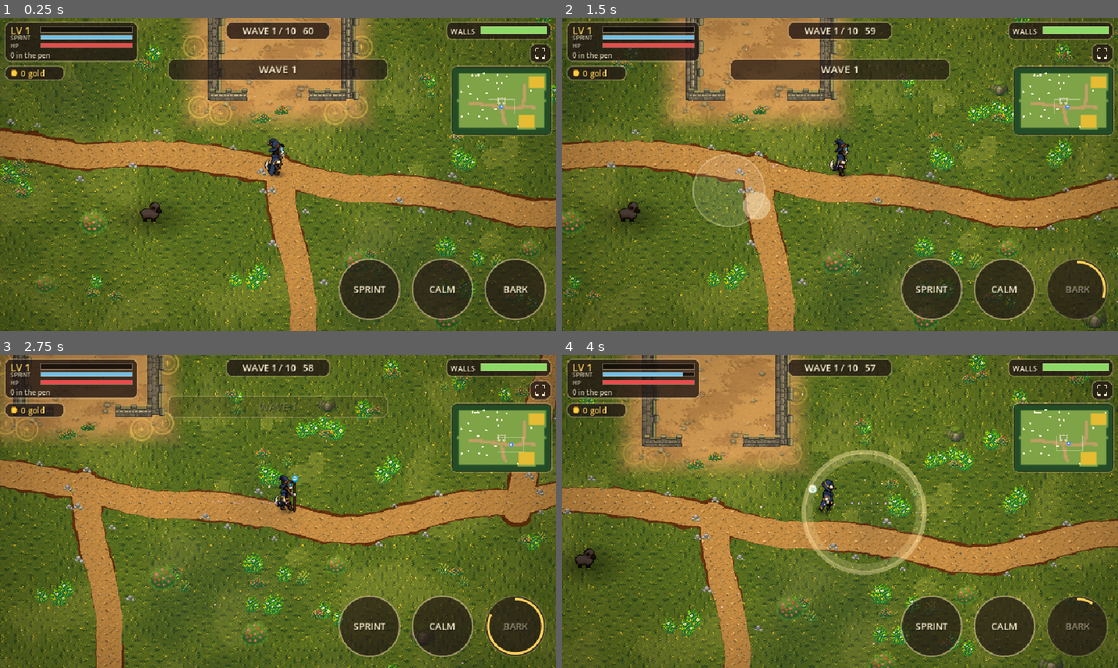
Above: before the commit, frames 1-4 (two rows, left to right).
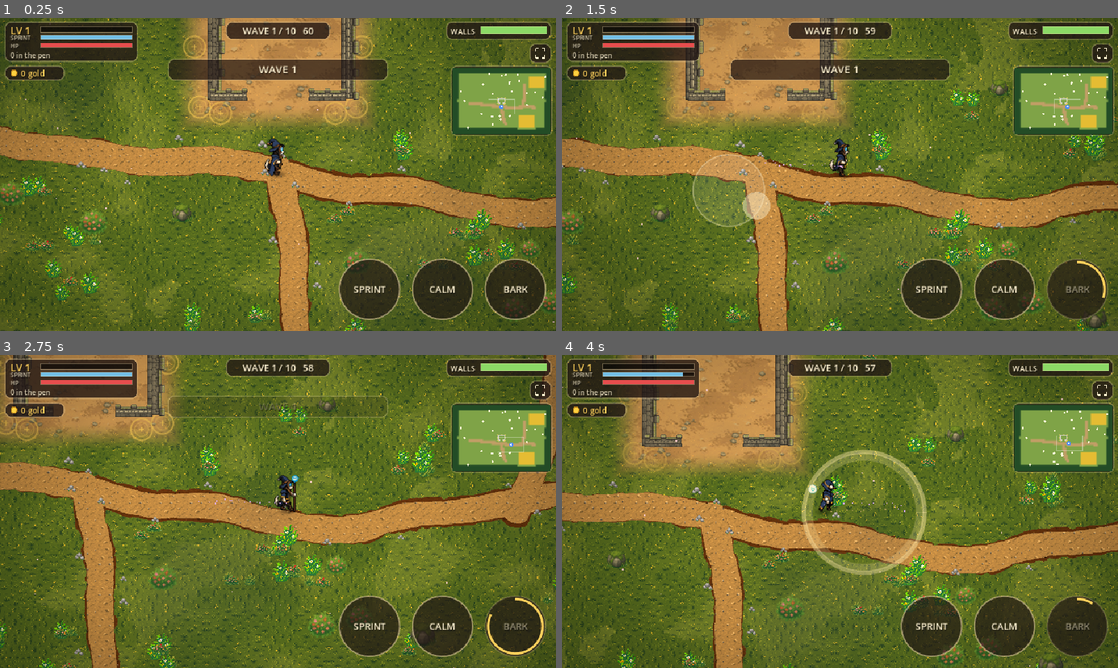
Above: after the commit, the same moments.

Repository: SavageLion/EigthArcanum
Game: Godot game, scene res://main.tscn
Same seed, same stepped clock (60 frames per second), same inputs: the game is played once before the commit and once after it.
Inputs (mouse positions are in pixels of both pictures, inside the frame that each line leads up to):
- Up to frame 1 (0.25 s): no input
- Up to frame 2 (1.5 s): tap Enter at 0.5 s; move the mouse to (962, 158) at 0.52 s; hold D 0.53-1.25 s; tap 1 at 0.6 s; click (962, 158) at 0.67 s; tap Space at 0.77 s; drag from (728, 190) to (812, 237) at 1.27 s
- Up to frame 3 (2.75 s): move the mouse to (333, 442) at 2.02 s; hold D from 2.03 s (still down); tap 3 at 2.1 s
- Up to frame 4 (4 s): release D at 2.75 s; drag from (812, 574) to (673, 464) at 2.77 s; move the mouse to (1006, 558) at 3.52 s; hold A from 3.53 s (still down); hold Shift from 3.53 s (still down); tap Space at 3.77 s

The runs differ from the first frame. In frame 1, 22% of the frame differs, in the area x 0-100%, y 0-100%; in frame 2, 22%; in frame 3, 23%; in frame 4, 22%.

Commit message:
Survivors: look-dev switcher (?look=0..5, ?seed=N) with six art directions
Co-Authored-By: Claude Sonnet 5.5 <noreply@anthropic.com>

Diff:
--- a/prototypes/sheepdog-survivors/main.gd
+++ b/prototypes/sheepdog-survivors/main.gd
@@ -101,6 +101,7 @@
 var smoke: bool = false
 var demo: bool = false
 var overview: bool = false
+var look_mode: int = 0
 var alarm: float = 0.0
 var alarm_pos: Vector2 = Vector2.ZERO
 var smoke_n: int = 0
@@ -131,7 +132,12 @@
 	return int(perk_lv.get(id, 0))
 
 func _ready() -> void:
-	randomize()
+	var search: String = str(JavaScriptBridge.eval("window.location.search")) if OS.has_feature("web") else ""
+	if search.contains("seed="):
+		seed(search.substr(search.find("seed=") + 5).to_int())
+	else:
+		randomize()
+	look_mode = search.substr(search.find("look=") + 5).to_int() if search.contains("look=") else 0
 	smoke = OS.get_cmdline_user_args().has("smoke")
 	if OS.has_feature("web"):
 		demo = str(JavaScriptBridge.eval("window.location.search")).contains("demo")
@@ -250,7 +256,8 @@
 	gr.set_anchors_preset(Control.PRESET_FULL_RECT)
 	gr.mouse_filter = Control.MOUSE_FILTER_IGNORE
 	var gm := ShaderMaterial.new()
-	gm.shader = load("res://shaders/grade.gdshader") as Shader
+	gm.shader = load("res://shaders/look.gdshader") as Shader
+	gm.set_shader_parameter("mode", look_mode)
 	gr.material = gm
 	grade_layer.add_child(gr)
 	var hud_layer := CanvasLayer.new()
--- /dev/null
+++ b/prototypes/sheepdog-survivors/shaders/look.gdshader
@@ -0,0 +1,102 @@
+shader_type canvas_item;
+// Look-dev: the same scene in several art directions. mode 0 is the current warm grade.
+uniform sampler2D screen_tex : hint_screen_texture, filter_nearest;
+uniform int mode = 0;
+
+float luma(vec3 c) {
+	return dot(c, vec3(0.299, 0.587, 0.114));
+}
+
+float hash(vec2 p) {
+	return fract(sin(dot(p, vec2(127.1, 311.7))) * 43758.5453);
+}
+
+float bayer4(vec2 p) {
+	int x = int(mod(p.x, 4.0));
+	int y = int(mod(p.y, 4.0));
+	int i = x + y * 4;
+	float m[16] = float[16](0.0, 8.0, 2.0, 10.0, 12.0, 4.0, 14.0, 6.0, 3.0, 11.0, 1.0, 9.0, 15.0, 7.0, 13.0, 5.0);
+	return m[i] / 16.0;
+}
+
+vec3 kuwahara(vec2 uv, float r, vec2 px) {
+	float best = 1.0e9;
+	vec3 res = vec3(0.0);
+	for (int q = 0; q < 4; q++) {
+		vec2 dir = vec2((q % 2 == 0) ? -1.0 : 1.0, (q < 2) ? -1.0 : 1.0);
+		vec3 mean = vec3(0.0);
+		vec3 sq = vec3(0.0);
+		for (int i = 0; i <= 2; i++) {
+			for (int j = 0; j <= 2; j++) {
+				vec3 c = texture(screen_tex, uv + vec2(float(i), float(j)) * dir * px * r).rgb;
+				mean += c;
+				sq += c * c;
+			}
+		}
+		mean /= 9.0;
+		sq /= 9.0;
+		float vv = dot(sq - mean * mean, vec3(1.0));
+		if (vv < best) {
+			best = vv;
+			res = mean;
+		}
+	}
+	return res;
+}
+
+vec3 bloom(vec2 uv, float r, vec2 px) {
+	vec3 acc = vec3(0.0);
+	for (int i = 0; i < 8; i++) {
+		float a = float(i) * 0.785398;
+		acc += texture(screen_tex, uv + vec2(cos(a), sin(a)) * px * r).rgb;
+	}
+	return acc / 8.0;
+}
+
+void fragment() {
+	vec2 uv = SCREEN_UV;
+	vec3 c = texture(screen_tex, uv).rgb;
+	float l = luma(c);
+	vec2 cuv = uv - 0.5;
+	float vig = 1.0 - smoothstep(0.28, 0.9, length(cuv * vec2(1.25, 1.0)));
+	if (mode == 0) {
+		c = mix(vec3(l), c, 1.10) * vec3(1.03, 0.995, 0.93);
+		c *= mix(1.0, vig, 0.32);
+	} else if (mode == 1) {
+		// painted: oil-paint smoothing, slightly richer colour, soft edge darkening
+		c = kuwahara(uv, 1.6, SCREEN_PIXEL_SIZE);
+		l = luma(c);
+		c = mix(vec3(l), c, 1.18) * vec3(1.04, 1.0, 0.94);
+		c = floor(c * 14.0 + 0.5) / 14.0;
+		c *= mix(1.0, vig, 0.28);
+	} else if (mode == 2) {
+		// pastel storybook: lifted shadows, soft bloom, paper grain
+		vec3 b = bloom(uv, 7.0, SCREEN_PIXEL_SIZE);
+		c = mix(vec3(l), c, 0.92);
+		c = c * 1.06 + 0.05;
+		c = mix(c, vec3(0.98, 0.88, 0.82), 0.10);
+		c += max(b - 0.62, 0.0) * 0.45;
+		c += (hash(floor(FRAGCOORD.xy / 2.0)) - 0.5) * 0.035;
+		c *= mix(1.0, vig, 0.18);
+	} else if (mode == 3) {
+		// golden hour: warm light, cool purple shadows, light shafts, heavier vignette
+		c *= vec3(1.14, 0.99, 0.76);
+		c = mix(c, c * vec3(0.72, 0.78, 1.05), (1.0 - l) * 0.55);
+		c = mix(vec3(luma(c)), c, 1.2);
+		float ray = pow(max(0.0, sin((uv.x - uv.y * 0.55) * 8.0 + TIME * 0.12)), 5.0) * 0.07;
+		c += vec3(1.0, 0.82, 0.5) * ray;
+		c *= mix(1.0, vig, 0.55);
+	} else if (mode == 4) {
+		// chunky limited-palette pixel: dithered posterize
+		float d = bayer4(floor(FRAGCOORD.xy / 2.0)) - 0.5;
+		c = floor(c * 5.0 + 0.5 + d * 0.9) / 5.0;
+		c = c * vec3(1.05, 1.0, 0.92);
+		c *= mix(1.0, vig, 0.25);
+	} else {
+		// bright farm-sim: clean, saturated, little vignette
+		c = mix(vec3(l), c, 1.3);
+		c = (c - 0.5) * 1.08 + 0.53;
+		c *= mix(1.0, vig, 0.1);
+	}
+	COLOR = vec4(clamp(c, 0.0, 1.0), 1.0);
+}
--- a/prototypes/sheepdog-survivors/world.gd
+++ b/prototypes/sheepdog-survivors/world.gd
@@ -67,7 +67,7 @@
 	_scale_layout()
 	_layout()
 	_terrain()
-	rngw.randomize()
+	rngw.seed = randi()
 	_tiles()
 	_ground_patches()
 	_ribbons()
@@ -253,7 +253,7 @@
 	layer.z_index = -200
 	add_child(layer)
 	var rng := RandomNumberGenerator.new()
-	rng.randomize()
+	rng.seed = randi()
 	for cy in GH:
 		for cx in GW:
 			var c: Array = cell_corners(cx, cy)
@@ -317,7 +317,7 @@
 	var ta: Texture2D = tex("tree_big_a")
 	var tb: Texture2D = tex("tree_big_b")
 	var rng := RandomNumberGenerator.new()
-	rng.randomize()
+	rng.seed = randi()
 	for cy in GH:
 		for cx in GW:
 			if (cx + cy) % 2 != 0:
Binary file added: prototypes/sheepdog-survivors/art-src/looks_sheet.png
Not shown, added: prototypes/sheepdog-survivors/shaders/look.gdshader.uid
